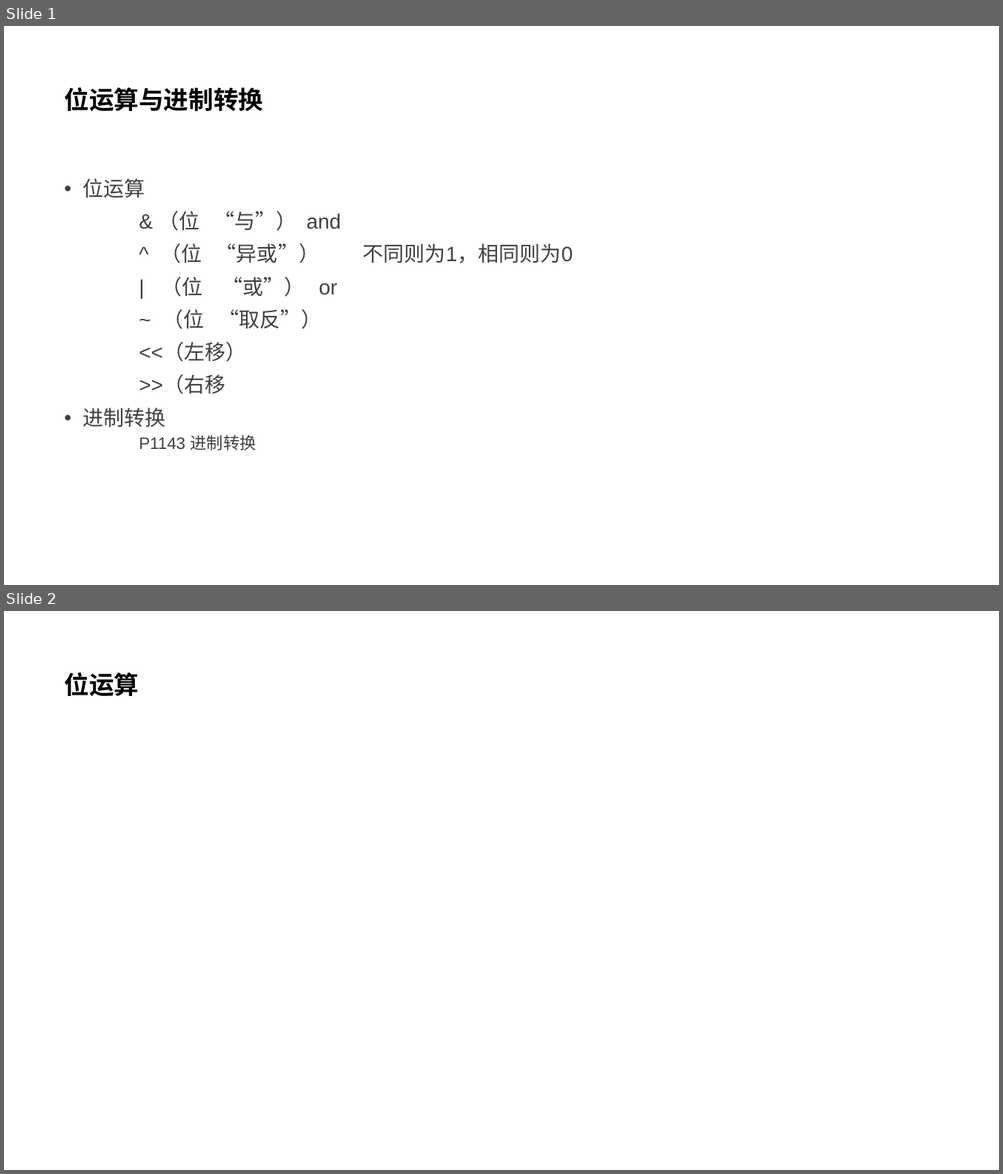
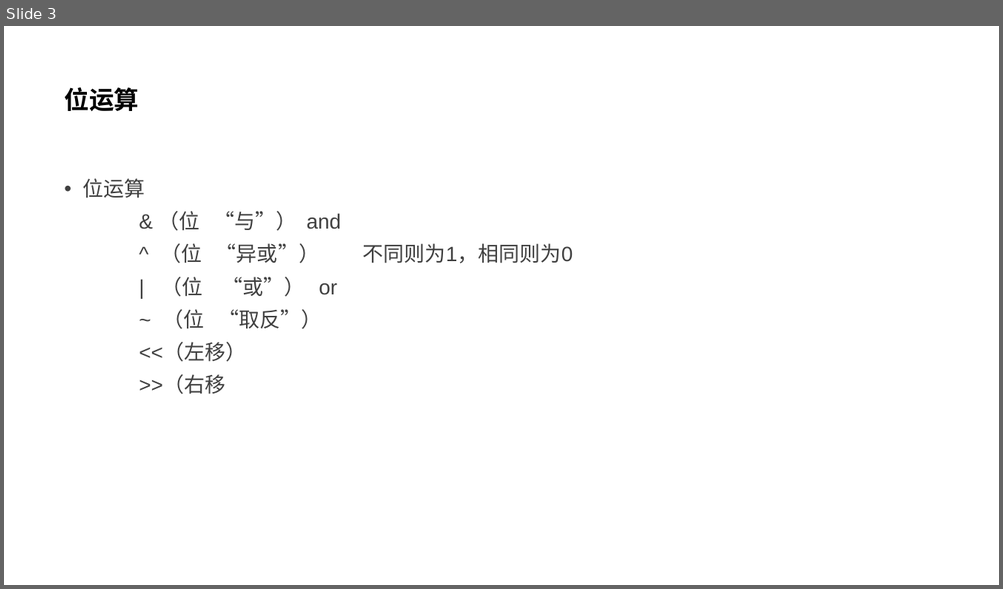
Before and after one commit to Adnios/Class, a slide deck: C++资料包/math/位运算与进制转换.pptx. Shown one above the other, each under a label of ours: slides 1 and 2 before the commit, slide 3 after it. The pictures are 1003x1174 and 1003x589 pixels, drawn with LibreOffice and Linux fonts; fonts in the diff are those of the drawing. Boxes give left, top, right and bottom in pixels: in the first picture for what was removed or moved away, otherwise in the second. Text is boxed around its words. In the diff, an @@ line names an element or a change of style, - is before the commit and + after.

```diff
--- a/C++资料包/math/位运算与进制转换.pptx
+++ b/C++资料包/math/位运算与进制转换.pptx
@@ slide 2 removed at bbox=[4, 611, 999, 1170], background #FFFFFF @@
@@ title removed at bbox=[64, 672, 139, 696] @@
-位运算
@@ what was slide 1 is now slide 3 @@
@@ slide 3 changed as well @@
@@ title at bbox=[64, 87, 139, 111]: text changed @@
-位运算与进制转换
+位运算
@@ text at bbox=[83, 408, 256, 451]: paragraphs removed @@
-• 进制转换
-    P1143 进制转换
```
Also in this commit, not shown: 8 slides added, 3 other files.
